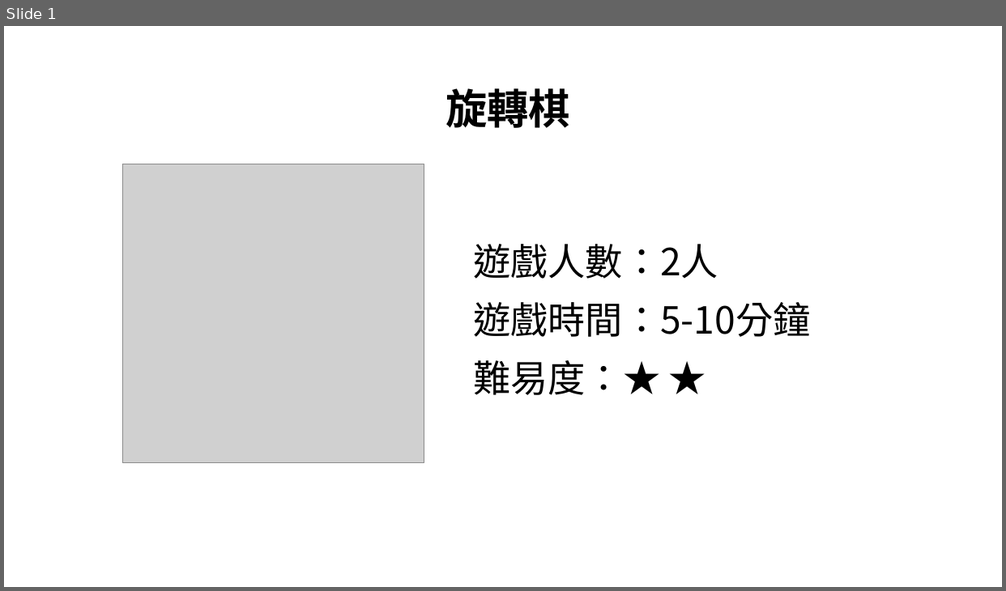
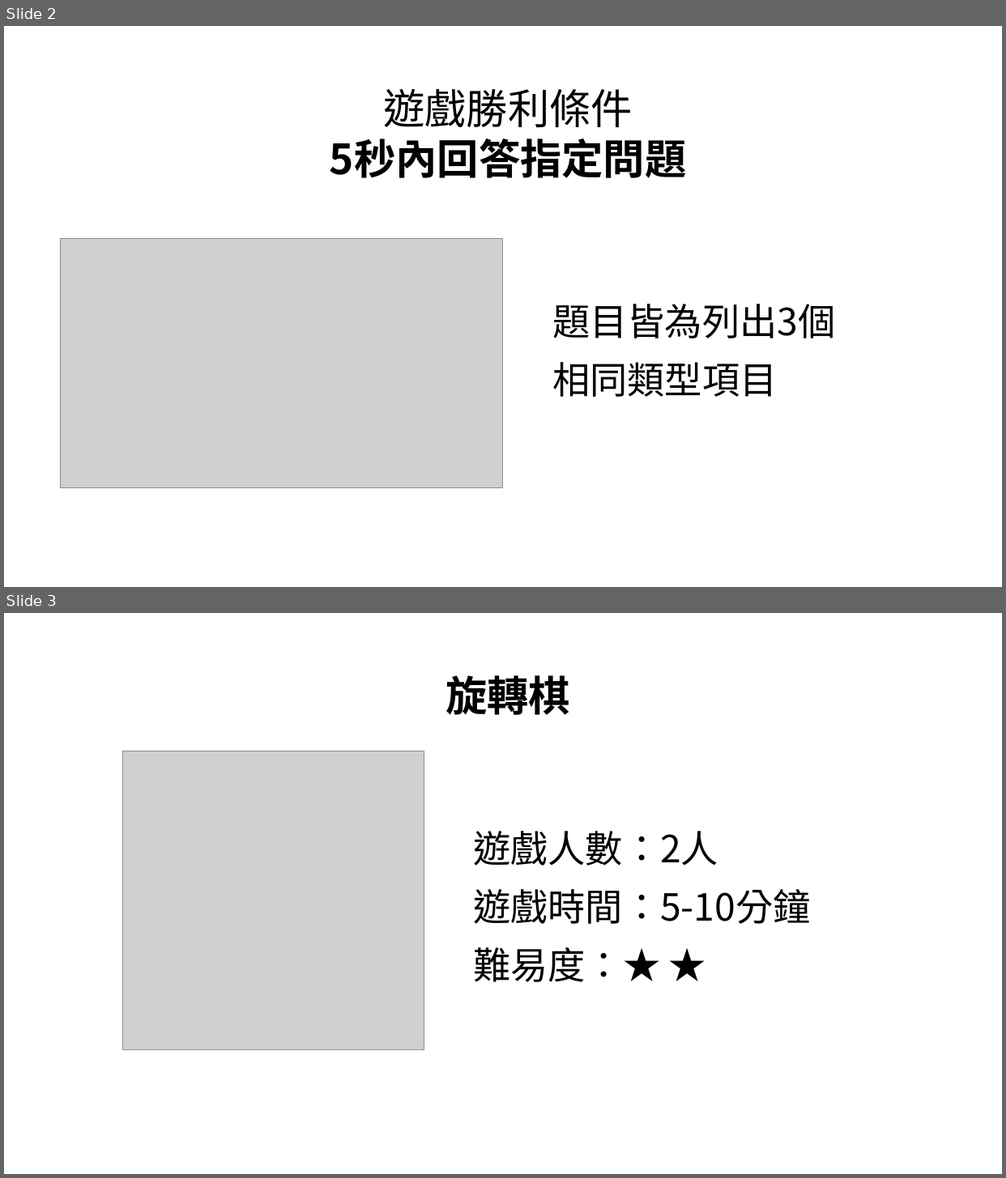
Before and after one commit to tidaohuang/react-game, a slide deck: tutorial.pptx. Shown one above the other, each under a label of ours: slide 1 before the commit, slides 2 and 3 after it. The pictures are 1006x591 and 1006x1178 pixels, drawn with LibreOffice and Linux fonts; fonts in the diff are those of the drawing; grey boxes stand for pictures. Boxes give left, top, right and bottom in pixels: in the first picture for what was removed or moved away, otherwise in the second. Text is boxed around its words. In the diff, an @@ line names an element or a change of style, - is before the commit and + after.

```diff
--- a/tutorial.pptx
+++ b/tutorial.pptx
@@ slide 2 added at (x1=4, y1=26, x2=1002, y2=587), background #FFFFFF @@
@@ text added at (x1=330, y1=88, x2=687, y2=178), 40 pt, text #000000, bold @@
+遊戲勝利條件
+5秒內回答指定問題
@@ picture added at (x1=60, y1=238, x2=503, y2=489) @@
@@ text added at (x1=552, y1=304, x2=835, y2=397), 36 pt, text #000000 @@
+題目皆為列出3個
+相同類型項目
@@ what was slide 1 is now slide 3 @@
```
Also in this commit, not shown: 2 other slides added, 10 other files.
